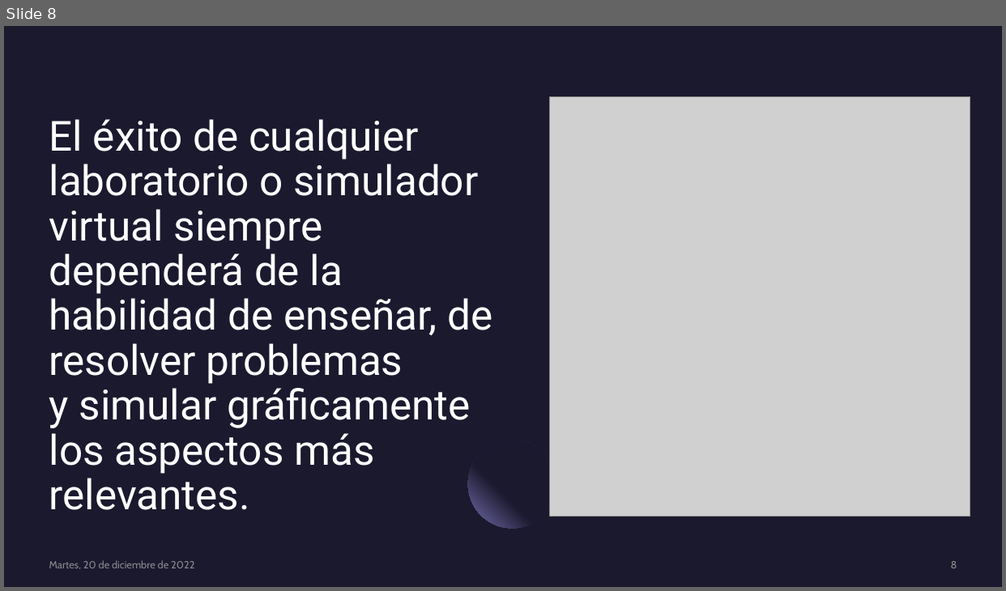
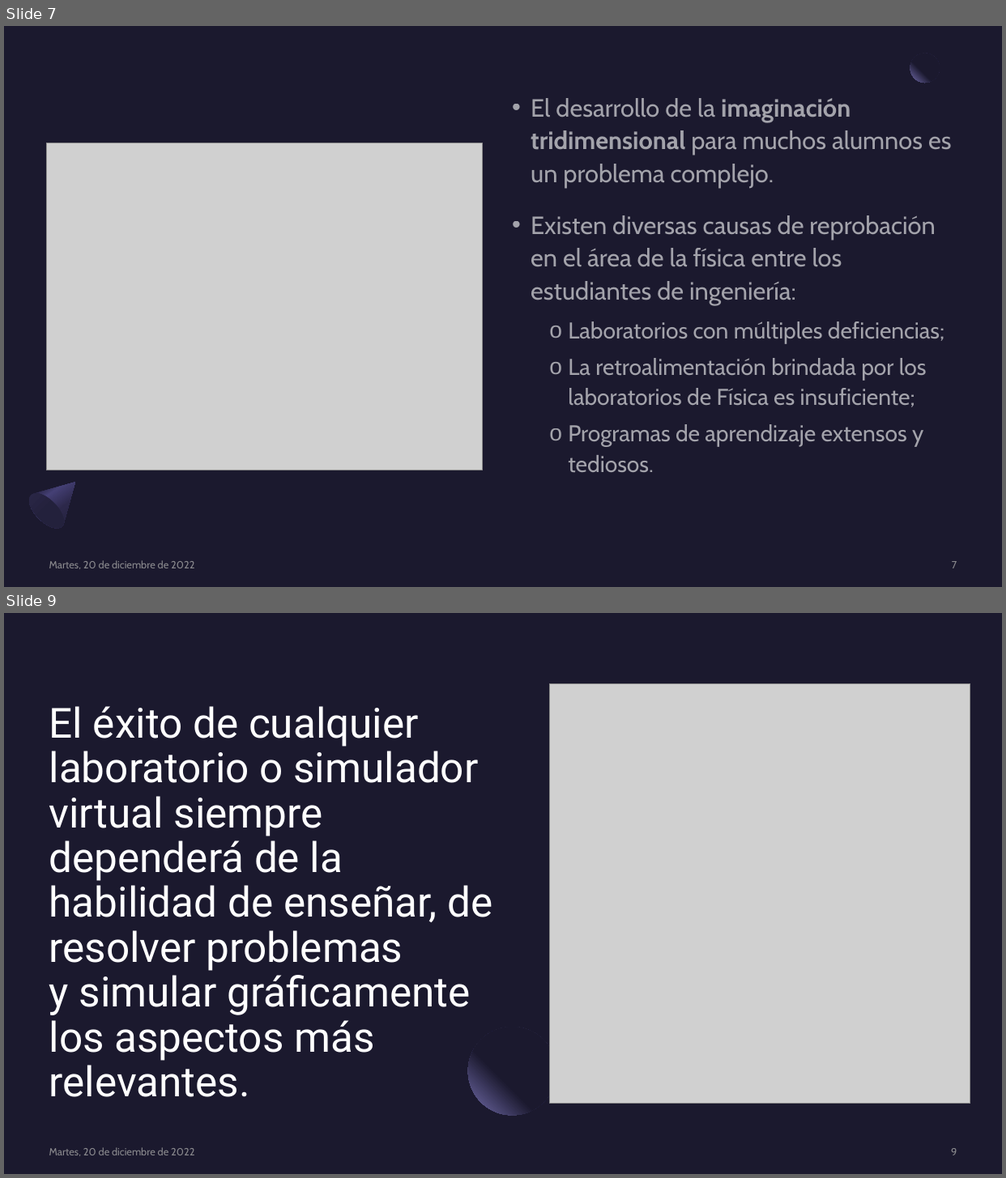
Before and after one commit to genzo-fz/TT_SSIG-3D, a slide deck: SSIG-3D.pptx. Shown one above the other, each under a label of ours: slide 8 before the commit, slides 7 and 9 after it; the slides between them are not shown. The pictures are 1006x591 and 1006x1178 pixels, drawn with LibreOffice and Linux fonts; fonts in the diff are those of the drawing; grey boxes stand for pictures. Boxes give left, top, right and bottom in pixels: in the first picture for what was removed or moved away, otherwise in the second. Text is boxed around its words. In the diff, an @@ line names an element or a change of style, - is before the commit and + after.

```diff
--- a/SSIG-3D.pptx
+++ b/SSIG-3D.pptx
@@ slide 7 added at box(4, 26, 1002, 587), background #1B192E @@
@@ ellipse added at box(910, 53, 940, 82), fill gradient #1B192E to #7771B2 @@
@@ text added at box(530, 98, 952, 472), 24 pt, text #FFFFFF at 60% opacity @@
+• El desarrollo de la imaginación tridimensional para muchos alumnos es un problema complejo.
+• Existen diversas causas de reprobación en el área de la física entre los estudiantes de ingeniería:
+  o Laboratorios con múltiples deficiencias;
+  o La retroalimentación brindada por los laboratorios de Física es insuficiente;
+  o Programas de aprendizaje extensos y tediosos.
@@ picture added at box(46, 143, 483, 471) @@
@@ freeform shape added at box(23, 467, 91, 535), fill gradient #2C284A to #454075 to #1B192E @@
@@ ellipse added at box(23, 488, 70, 535), fill gradient #23213C to #2C284A @@
@@ text added at box(49, 561, 194, 570), 10 pt, text #A6A6A6 at 80% opacity @@
+Martes, 20 de diciembre de 2022
@@ page number added at box(952, 561, 957, 569), 10 pt, text #A6A6A6 at 80% opacity @@
+7
@@ what was slide 8 is now slide 9 @@
@@ page number at box(951, 1148, 957, 1156): text changed @@
-8
+9
```
Also in this commit, not shown: 5 slides changed, 4 other slides added, 6 slides removed.
